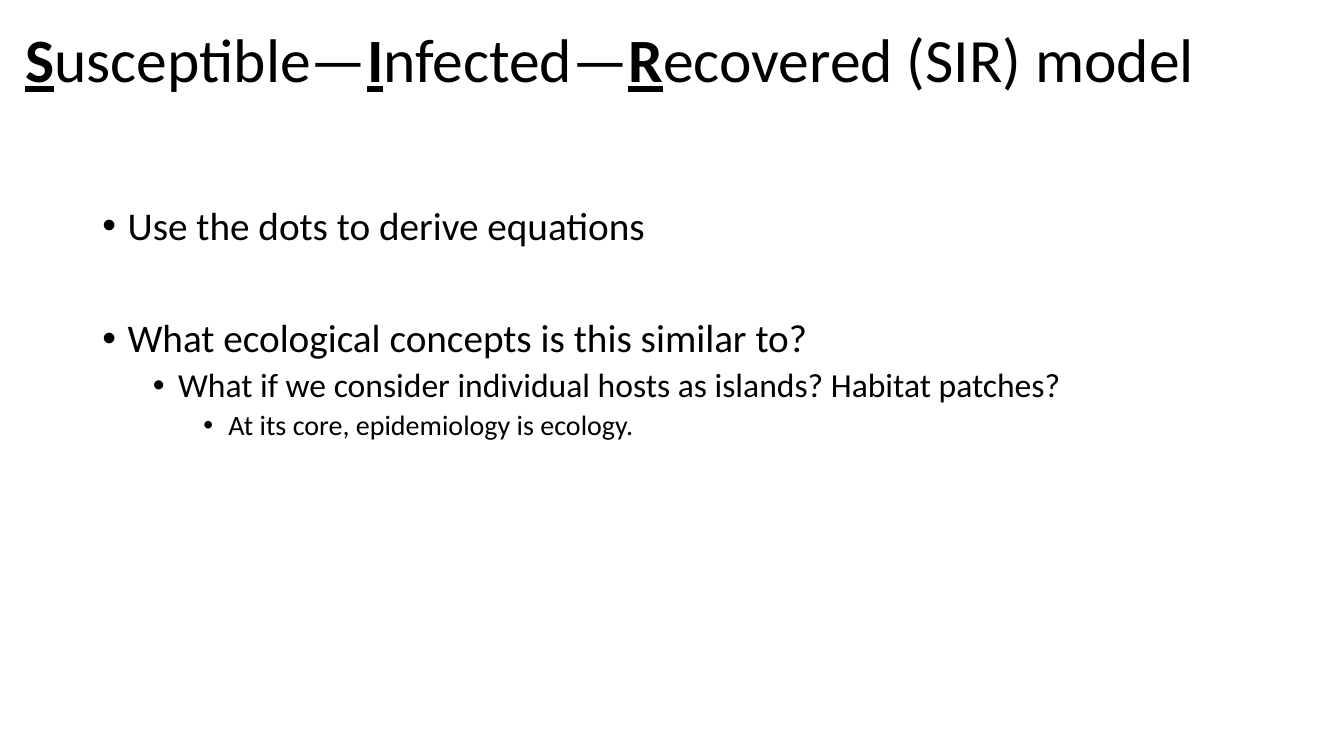
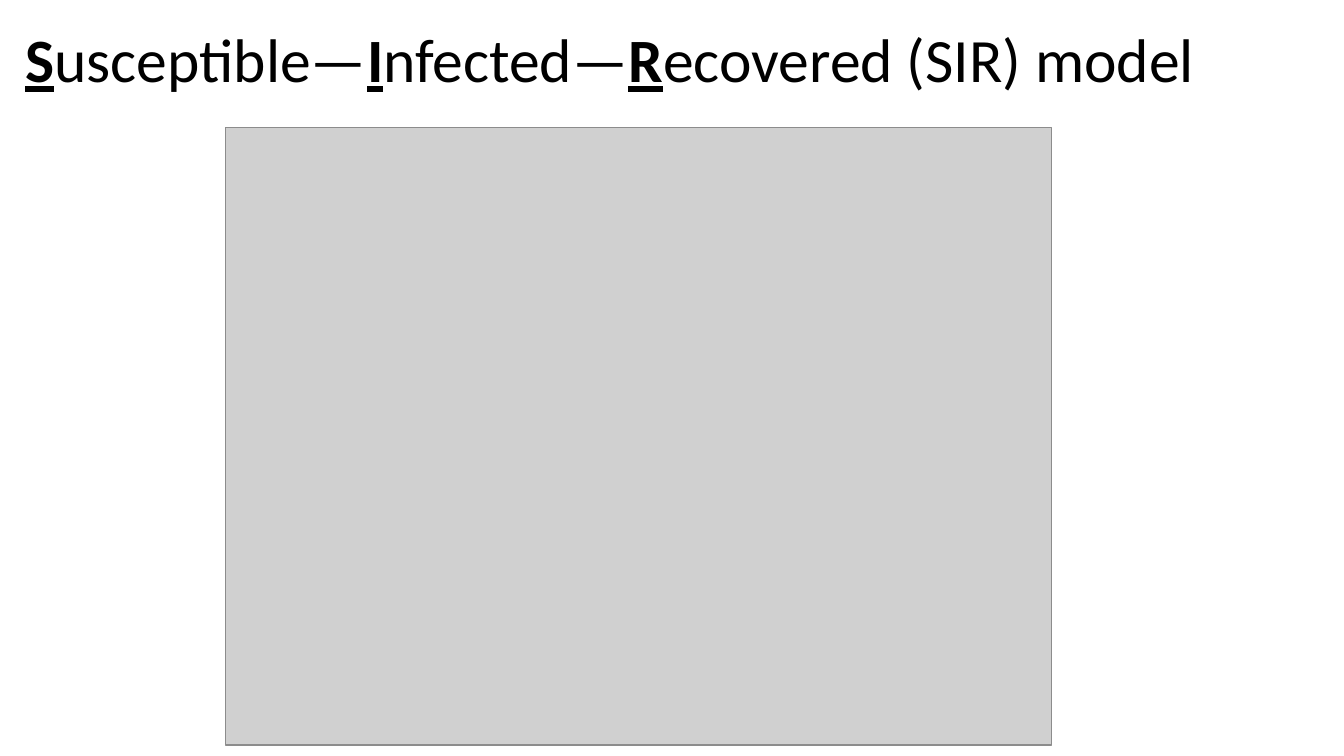
Before and after one commit to grimaudo-at/SIR_lecture, a slide deck: slide 12 of SIR_lecture.pptx. Drawn at 1344x756 pixels with LibreOffice and Linux fonts; fonts in the diff are those of the drawing; grey boxes stand for pictures. Boxes give left, top, right and bottom in pixels: in the first picture for what was removed or moved away, otherwise in the second. Text is boxed around its words. In the diff, an @@ line names an element or a change of style, - is before the commit and + after.

```diff
--- a/SIR_lecture.pptx
+++ b/SIR_lecture.pptx
@@ picture added at <box>226,127,1052,745</box> @@
@@ text removed at <box>128,212,1061,440</box> @@
-• Use the dots to derive equations
-• What ecological concepts is this similar to?
-  • What if we consider individual hosts as islands? Habitat patches?
-    • At its core, epidemiology is ecology.
```
Also in this commit, not shown: 1 other slide changed, 5 slides added, 1 slide removed, 3 other files.
